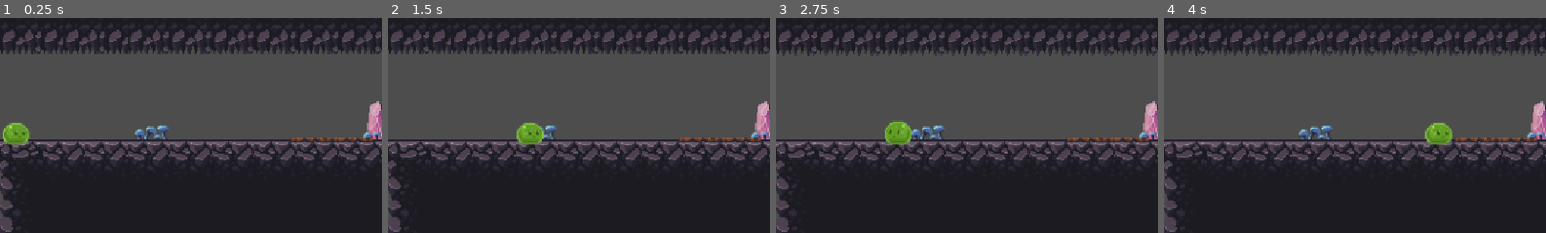
Above: before the commit, frames 1-4 (left to right).
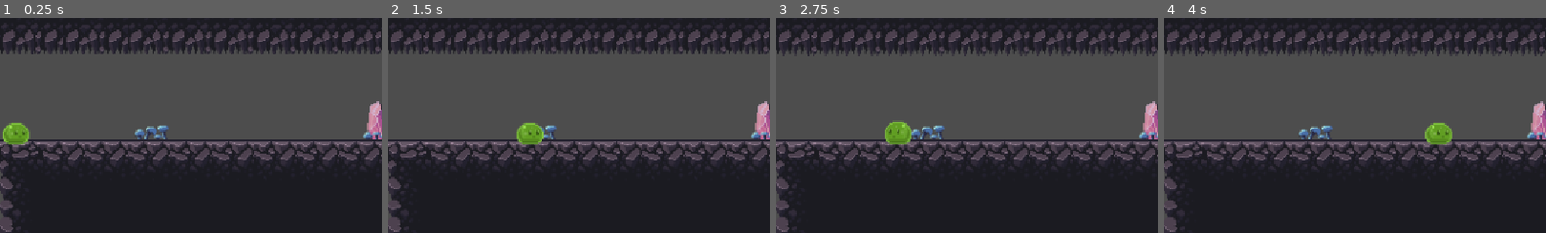
Above: after the commit, the same moments.

Repository: katfishkatfishing/bounce-
Game: Godot game, scene res://scenes/parkour/parkour.tscn
Two runs of this game, one before a commit and one after it. Both use one fixed random seed, a clock stepped at 60 frames per second and the inputs below. This scene is started directly instead of the project's main scene.
Inputs (mouse positions are % of the whole screen's width and height, from its top left):
- Up to frame 1 (0.25 s): no input
- Up to frame 2 (1.5 s): tap Enter at 0.5 s; move the mouse to (72, 45) at 0.52 s; hold W (up) 0.53-1.28 s; hold D (right) from 0.53 s (still down); click (72, 45) at 0.67 s; move the mouse to (30, 55) at 1.27 s; tap Alt at 1.35 s
- Up to frame 3 (2.75 s): tap W (up) at 1.52, 1.55, 1.82 s; move the mouse to (60, 28) at 2.02 s; release D (right) at 2.03 s; hold A (left) from 2.03 s (still down); hold W (up) from 2.03 s (still down); tap Shift at 2.1 s
- Up to frame 4 (4 s): move the mouse to (45, 70) at 2.77 s; release A (left) at 2.78 s; release W (up) at 2.78 s; hold D (right) from 2.78 s (still down); tap W (up) at 2.85, 3.02, 3.32 s; click (45, 70) at 2.92 s; move the mouse to (80, 65) at 3.52 s; hold W (up) from 3.53 s (still down); tap Alt at 3.6 s
The pictures show only the part of the screen within x 0-50%, y 23-73%; the shares and areas given below are measured in that part.

The runs differ from the first frame. In frame 1, 0.4% of the frame differs, in the area x 76-98%, y 55-58%; in frame 2, 0.4%; in frame 3, 0.4%; in frame 4, 0.4%.

Commit message:
added spinning platform, trapped bridge not fixed

Diff:
--- a/bounce!/scenes/parkour/parkour.tscn
+++ b/bounce!/scenes/parkour/parkour.tscn
@@ -2,7 +2,6 @@
 
 [ext_resource type="Texture2D" uid="uid://xkffjubrfc4r" path="res://assets/tilemap/crystal cave tiles.png" id="1_jbll3"]
 [ext_resource type="PackedScene" uid="uid://cjnbi7ekfkvnr" path="res://player/player.tscn" id="2_bfiwq"]
-[ext_resource type="PackedScene" uid="uid://dwrfkkx08tpfa" path="res://scenes/platforms/trapped_bridge.tscn" id="3_vswcf"]
 [ext_resource type="PackedScene" uid="uid://cqkgpl7hdem3p" path="res://scenes/platforms/t_platform.tscn" id="4_16dot"]
 [ext_resource type="PackedScene" uid="uid://dou3uyrpifuhj" path="res://scenes/platforms/moving_platform_wood.tscn" id="5_wuwrb"]
 
@@ -402,20 +401,6 @@
 
 [sub_resource type="WorldBoundaryShape2D" id="WorldBoundaryShape2D_g4v7s"]
 
-[sub_resource type="GDScript" id="GDScript_16dot"]
-script/source = "extends AnimatableBody2D
-
-
-# Called when the node enters the scene tree for the first time.
-func _ready() -> void:
-	pass # Replace with function body.
-
-
-# Called every frame. 'delta' is the elapsed time since the previous frame.
-func _process(delta: float) -> void:
-	pass
-"
-
 [sub_resource type="Animation" id="Animation_gokvu"]
 length = 0.001
 tracks/0/type = "value"
@@ -454,6 +439,44 @@
 &"moving_platform": SubResource("Animation_wtr4d")
 }
 
+[sub_resource type="Animation" id="Animation_ldneh"]
+length = 0.001
+tracks/0/type = "value"
+tracks/0/imported = false
+tracks/0/enabled = true
+tracks/0/path = NodePath(".:rotation")
+tracks/0/interp = 1
+tracks/0/loop_wrap = true
+tracks/0/keys = {
+"times": PackedFloat32Array(0),
+"transitions": PackedFloat32Array(1),
+"update": 0,
+"values": [0.0]
+}
+
+[sub_resource type="Animation" id="Animation_16dot"]
+resource_name = "spin_boi"
+length = 4.0
+loop_mode = 1
+tracks/0/type = "value"
+tracks/0/imported = false
+tracks/0/enabled = true
+tracks/0/path = NodePath(".:rotation")
+tracks/0/interp = 1
+tracks/0/loop_wrap = true
+tracks/0/keys = {
+"times": PackedFloat32Array(0, 1, 2, 3, 4),
+"transitions": PackedFloat32Array(1, 1, 1, 1, 1),
+"update": 0,
+"values": [0.0, 1.5707964, 3.1415927, 4.712389, 6.2831855]
+}
+
+[sub_resource type="AnimationLibrary" id="AnimationLibrary_wuwrb"]
+_data = {
+&"RESET": SubResource("Animation_ldneh"),
+&"spin_boi": SubResource("Animation_16dot")
+}
+
 [node name="parkour" type="Node2D" unique_id=557296427]
 
 [node name="TileMapLayer" type="TileMapLayer" parent="." unique_id=576017546]
@@ -471,9 +494,6 @@
 [node name="Player" parent="." unique_id=1989927636 instance=ExtResource("2_bfiwq")]
 position = Vector2(-238, -11)
 
-[node name="trapped_bridge" parent="." unique_id=89954691 instance=ExtResource("3_vswcf")]
-script = SubResource("GDScript_16dot")
-
 [node name="t-platform" parent="." unique_id=396680342 instance=ExtResource("4_16dot")]
 position = Vector2(991, -9)
 
@@ -489,3 +509,10 @@
 [node name="AnimationPlayer" type="AnimationPlayer" parent="moving platform wood" unique_id=1480340658]
 libraries/ = SubResource("AnimationLibrary_fd05m")
 autoplay = &"moving_platform"
+
+[node name="moving platform wood2" parent="." unique_id=32161393 instance=ExtResource("5_wuwrb")]
+position = Vector2(861, -109)
+
+[node name="AnimationPlayer" type="AnimationPlayer" parent="moving platform wood2" unique_id=132049384]
+libraries/ = SubResource("AnimationLibrary_wuwrb")
+autoplay = &"spin_boi"
--- a/bounce!/scenes/platforms/trapped_bridge.tscn
+++ b/bounce!/scenes/platforms/trapped_bridge.tscn
@@ -9,40 +9,64 @@
 [sub_resource type="RectangleShape2D" id="RectangleShape2D_yf5fn"]
 size = Vector2(46, 19)
 
-[sub_resource type="Animation" id="Animation_xgq7l"]
+[sub_resource type="Animation" id="Animation_6bbn1"]
 length = 0.001
 tracks/0/type = "value"
 tracks/0/imported = false
 tracks/0/enabled = true
-tracks/0/path = NodePath(".:position")
+tracks/0/path = NodePath("CollisionShape2D:position")
 tracks/0/interp = 1
 tracks/0/loop_wrap = true
 tracks/0/keys = {
 "times": PackedFloat32Array(0),
 "transitions": PackedFloat32Array(1),
 "update": 0,
+"values": [Vector2(0, 1)]
+}
+tracks/1/type = "value"
+tracks/1/imported = false
+tracks/1/enabled = true
+tracks/1/path = NodePath("Sprite2D:position")
+tracks/1/interp = 1
+tracks/1/loop_wrap = true
+tracks/1/keys = {
+"times": PackedFloat32Array(0),
+"transitions": PackedFloat32Array(1),
+"update": 0,
 "values": [Vector2(0, 0)]
 }
 
-[sub_resource type="Animation" id="Animation_6r51h"]
+[sub_resource type="Animation" id="Animation_xgq7l"]
 resource_name = "falling_bridge"
 tracks/0/type = "value"
 tracks/0/imported = false
 tracks/0/enabled = true
-tracks/0/path = NodePath(".:position")
+tracks/0/path = NodePath("CollisionShape2D:position")
 tracks/0/interp = 1
 tracks/0/loop_wrap = true
 tracks/0/keys = {
 "times": PackedFloat32Array(0, 1),
 "transitions": PackedFloat32Array(1, 1),
 "update": 0,
-"values": [Vector2(0, 0), Vector2(0, 578)]
+"values": [Vector2(0, 1), Vector2(0.5, 805)]
+}
+tracks/1/type = "value"
+tracks/1/imported = false
+tracks/1/enabled = true
+tracks/1/path = NodePath("Sprite2D:position")
+tracks/1/interp = 1
+tracks/1/loop_wrap = true
+tracks/1/keys = {
+"times": PackedFloat32Array(0, 1),
+"transitions": PackedFloat32Array(1, 1),
+"update": 0,
+"values": [Vector2(0, 0), Vector2(0.5, 804)]
 }
 
-[sub_resource type="AnimationLibrary" id="AnimationLibrary_yg3e4"]
+[sub_resource type="AnimationLibrary" id="AnimationLibrary_6r51h"]
 _data = {
-&"RESET": SubResource("Animation_xgq7l"),
-&"falling_bridge": SubResource("Animation_6r51h")
+&"RESET": SubResource("Animation_6bbn1"),
+&"falling_bridge": SubResource("Animation_xgq7l")
 }
 
 [node name="trapped_bridge" type="AnimatableBody2D" unique_id=89954691]
@@ -64,7 +88,7 @@
 position = Vector2(-1, -11.5)
 shape = SubResource("RectangleShape2D_yf5fn")
 
-[node name="AnimationPlayer" type="AnimationPlayer" parent="." unique_id=48853108]
-libraries/ = SubResource("AnimationLibrary_yg3e4")
+[node name="AnimationPlayer" type="AnimationPlayer" parent="." unique_id=1724684079]
+libraries/ = SubResource("AnimationLibrary_6r51h")
 
 [connection signal="body_entered" from="Sense" to="." method="_on_sense_body_entered"]
--- a/bounce!/scripts/trapped_bridge.gd
+++ b/bounce!/scripts/trapped_bridge.gd
@@ -13,7 +13,7 @@
 func _process(delta: float) -> void:
 	pass
 
-
-func _on_sense_body_entered(body: Node2D) -> void:
-	animation_player.play("falling_bridge")
-	hide()
+func _on_sense_body_entered(body: CharacterBody2D) -> void:
+	print("Detected a body named: ", body.name)
+	if body.name == "player":
+		animation_player.play("falling_bridge")
